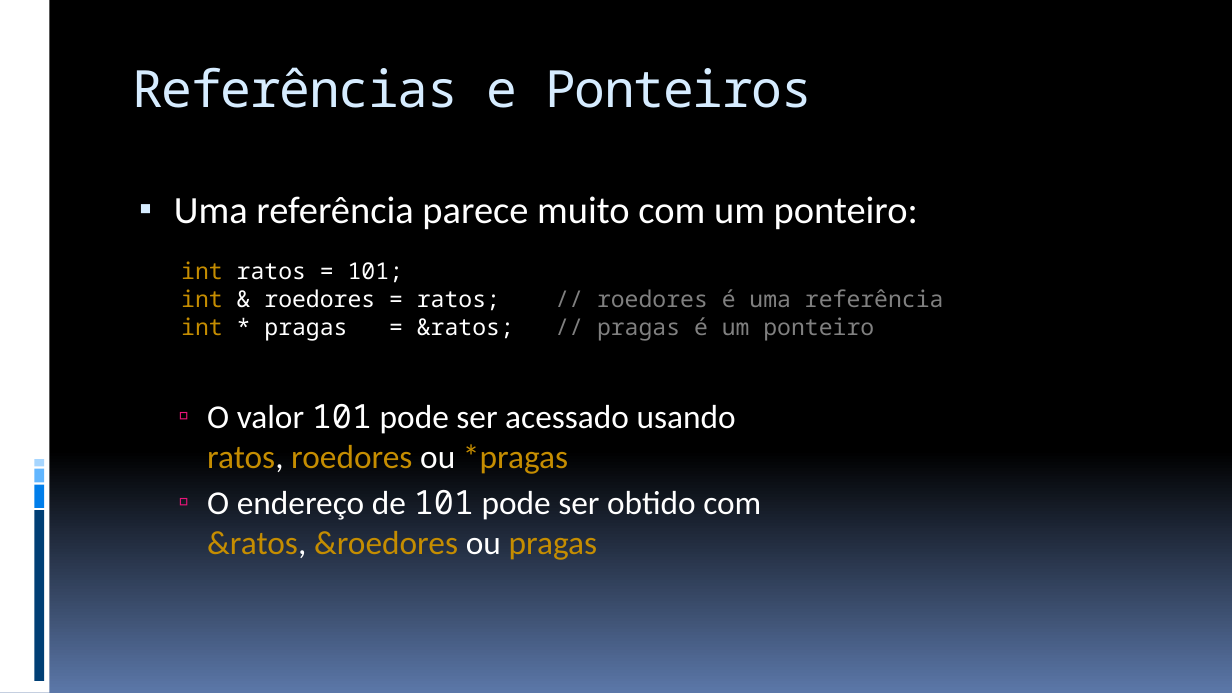
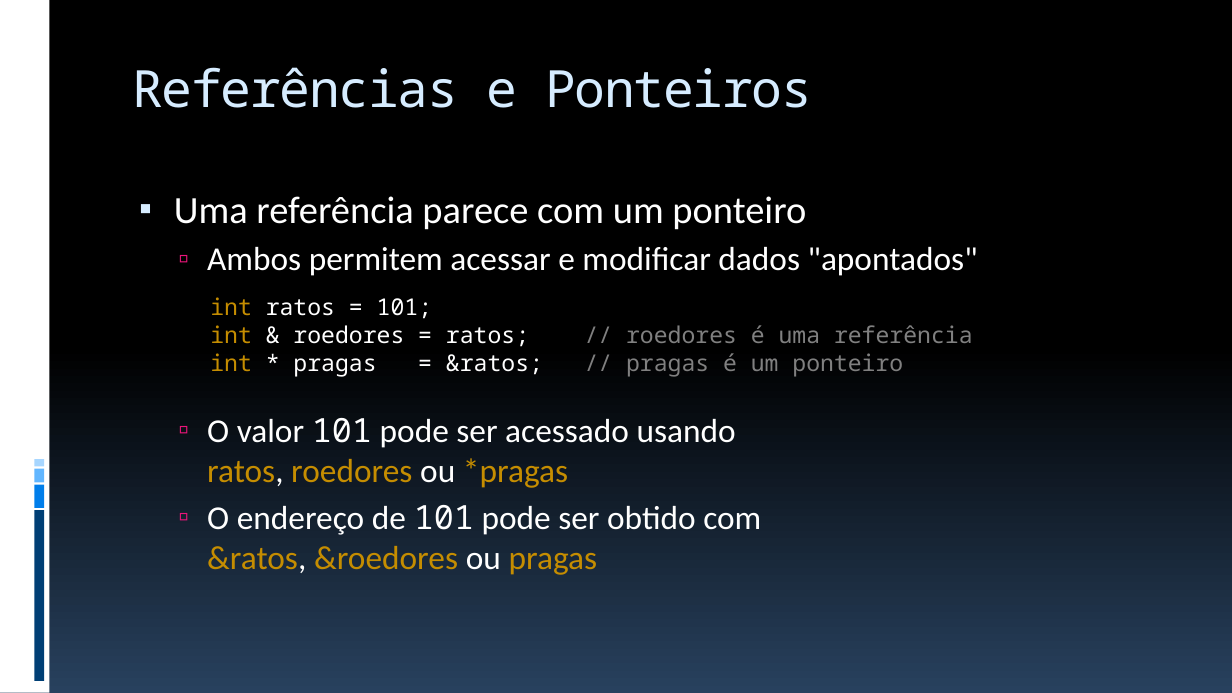
Before and after one commit to JudsonSS/ProgComp, a slide deck: slide 19 of Slides/28. Armazenamento e Referências.pptx. Drawn at 1232x693 pixels with LibreOffice and Linux fonts; fonts in the diff are those of the drawing. Boxes give left, top, right and bottom in pixels: in the first picture for what was removed or moved away, otherwise in the second. Text is boxed around its words. In the diff, an @@ line names an element or a change of style, - is before the commit and + after.

```diff
--- a/Slides/28. Armazenamento e Referências.pptx
+++ b/Slides/28. Armazenamento e Referências.pptx
@@ background gradient #000000 to #5B77A8 to gradient #000000 to #28415E @@
@@ text at [174,196,978,276]: text changed; size 30 to 26 pt @@
-▪ Uma referência parece muito com um ponteiro:
+▪ Uma referência parece com um ponteiro
+  ▫ Ambos permitem acessar e modificar dados "apontados"
@@ text "int ratos = 101;": place and size @@
-text "int ratos = 101;" at [181,261,944,340]
+text "int ratos = 101;" at [210,297,973,377]
```
Also in this commit, not shown: 34 other slides changed, 5 other files.
